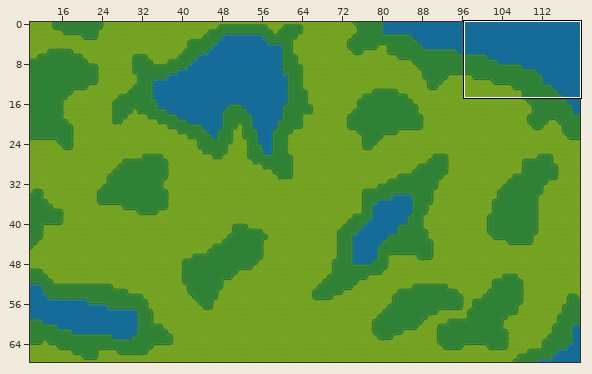
An edit to a level. Tiled map (JSON), assets/maps/south-west1.json. Above: a wide view before the commit, with the close-up outlined.
Close-up. Old version:
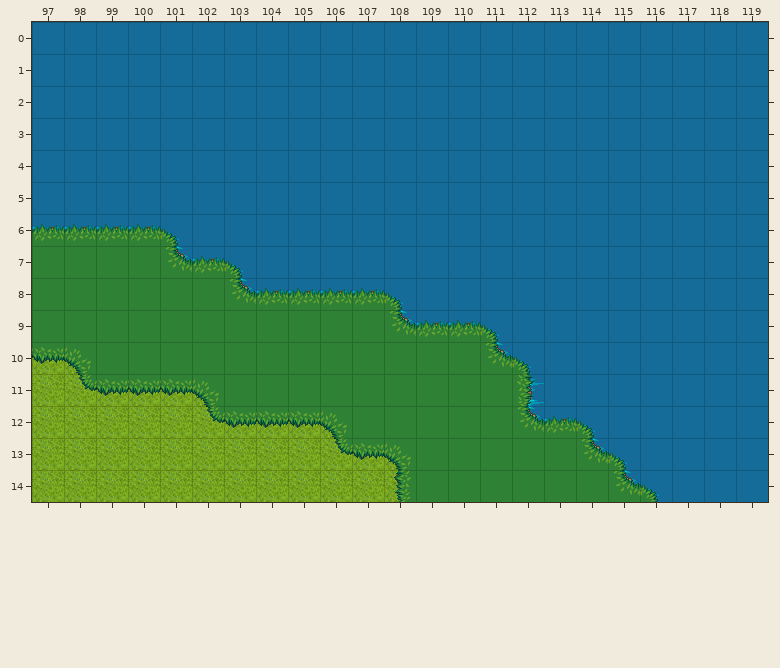
Cells are 32x32 px. Shown: x 97..119, y 0..14.
Once edited:
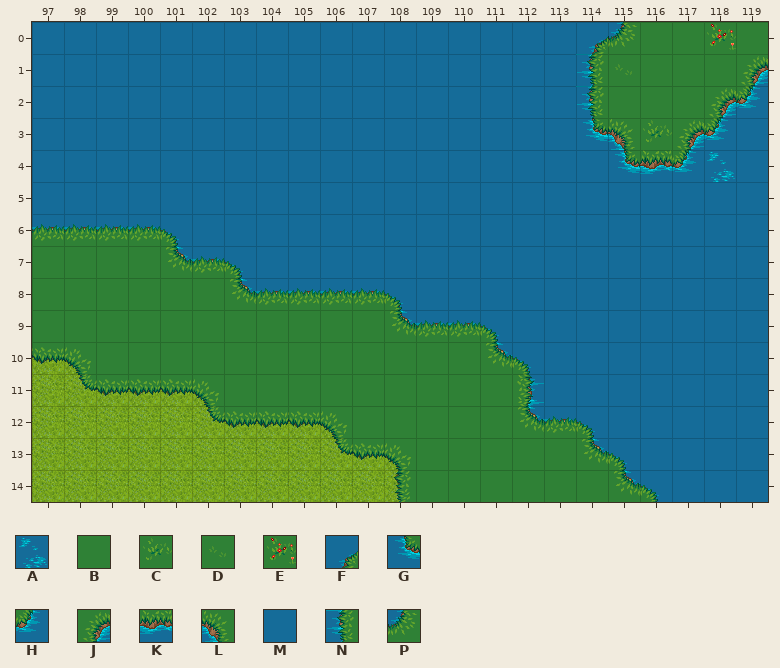
Key: from "terrain": A 124, B 190, C 231, D 233, E 234, F 259, G 280, H 281, J 300, K 301, L 302, M 322, N 323, P 344.
_ is an empty cell.
The edit:
{"where": "layer \"Ground\""}
{"y":0,"x":114,"old":"MMMMMM","new":"FPBBEB"}
{"y":1,"x":114,"old":"MMMMMM","new":"NDBBBJ"}
{"y":2,"x":114,"old":"MMMMMM","new":"NBBBJH"}
{"y":3,"x":114,"old":"MMMMM","new":"GLCJH"}
{"y":4,"x":115,"old":"MMMM","new":"GKHA"}
